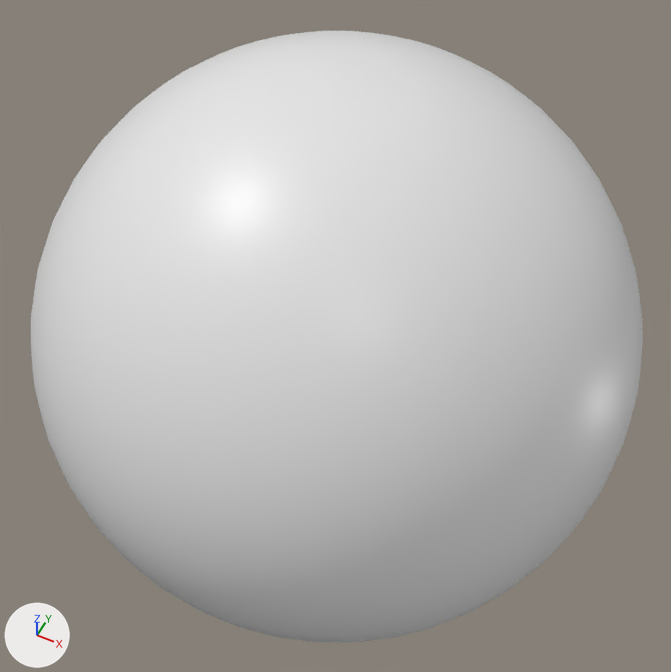
A saved change to the Blender file Assets/Models/CloudSphere.blend.
The view is the same before and after, from a camera (50 mm lens) standing at (0.951, -1.909, 2.388) and looking at (-0.004, 0.0, 0.001). The lights are fixed; the arrows at lower left show +X, +Y and +Z.

Before the edit, the objects in view are built like this:
```python
me_cloudsphere = bpy.data.meshes.new('CloudSphere')
me_cloudsphere.from_pydata(...)  # 1488 vertices, 1442 faces; spans x -1.0..1.0, y -1.0..1.0, z -1.0..1.0
me_cloudsphere.polygons.foreach_set('use_smooth', [True] * 1442)
me_cloudsphere.materials.append(mat_material)  # white #e7e7e7
ob_cloudsphere = bpy.data.objects.new('CloudSphere', me_cloudsphere)
ob_cloudsphere.location = (0.0, 0.0, 0.0)
```
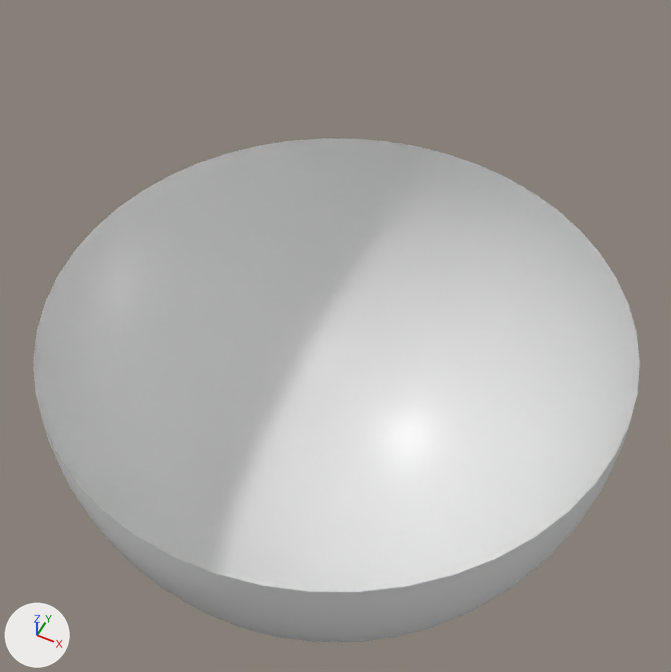
Commit message: Cut sphere mesh in half

Pixel boxes (x1, y1, x2, y2) of what changed, in the pictures (671 x 672 px):
'CloudSphere', reshaped (17% shorter): before (31, 31, 643, 642); after (33, 138, 640, 642)
part 1 of me_cloudsphere, deleted: before (31, 31, 643, 592)

The change in detail:
me_cloudsphere is used by ob_cloudsphere; location (0.0, 0.0, 0.0).
me_cloudsphere had 1488 vertices, 1442 faces and spanned x -1.0..1.0, y -1.0..1.0, z -1.0..1.0.
me_cloudsphere now has 816 vertices, 769 faces and spans x -1.0..1.0, y -1.0..1.0, z -1.0..0.1.
me_cloudsphere part 1: 672 vertices removed from x -0.98..0.98, y -0.98..0.98, z 0.2..1.0.
